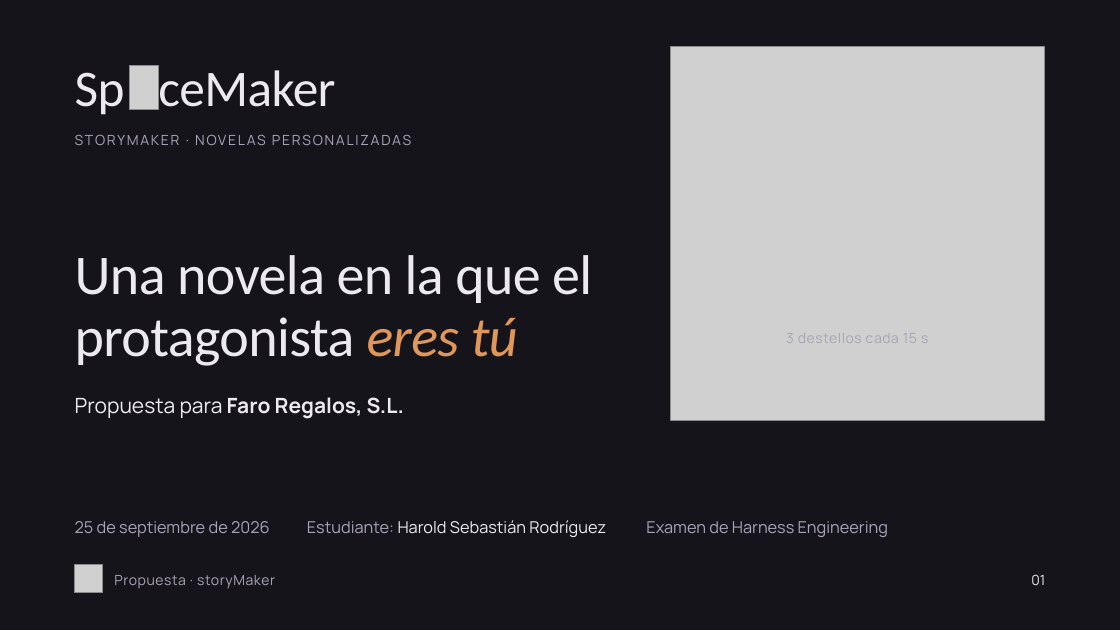
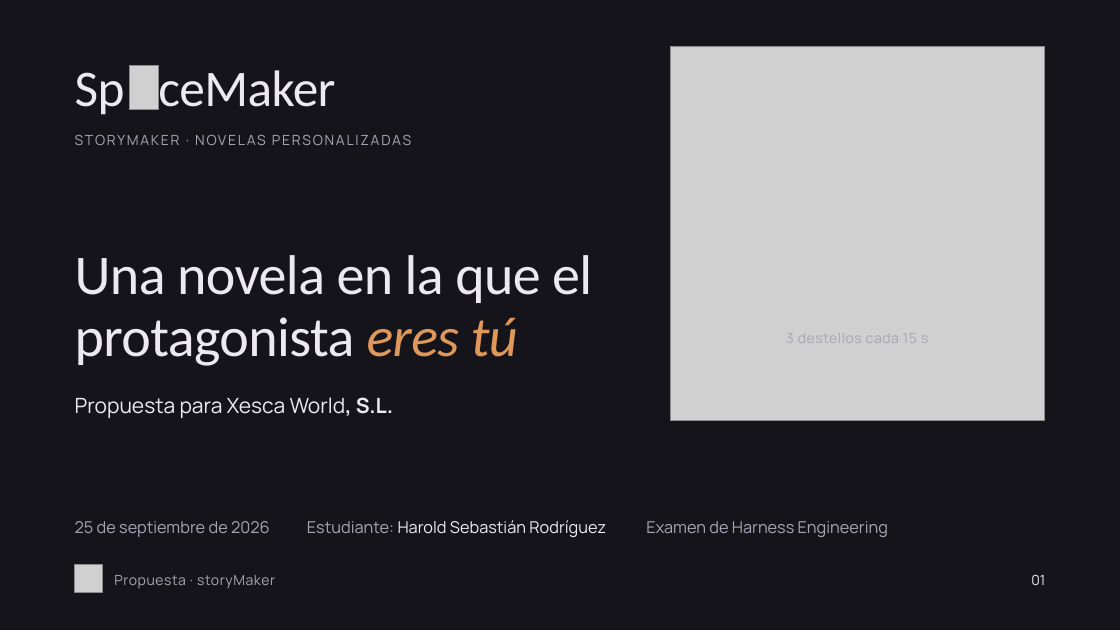
Before and after one commit to HaroldSebastianqaracter/novelas-de-horror-espacial, a slide deck: slide 1 of presentacion/storymaker-deck.pptx. Drawn at 1120x630 pixels with LibreOffice and Linux fonts; fonts in the diff are those of the drawing; grey boxes stand for pictures; background and template pictures are left out. Boxes give left, top, right and bottom in pixels: in the first picture for what was removed or moved away, otherwise in the second. Text is boxed around its words. In the diff, an @@ line names an element or a change of style, - is before the commit and + after.

```diff
--- a/presentacion/storymaker-deck.pptx
+++ b/presentacion/storymaker-deck.pptx
@@ text at (75,397,393,418): text changed; bold off @@
-Propuesta para Faro Regalos, S.L.
+Propuesta para Xesca World, S.L.
```
Also in this commit, not shown: 2 other slides changed, 9 other files.
